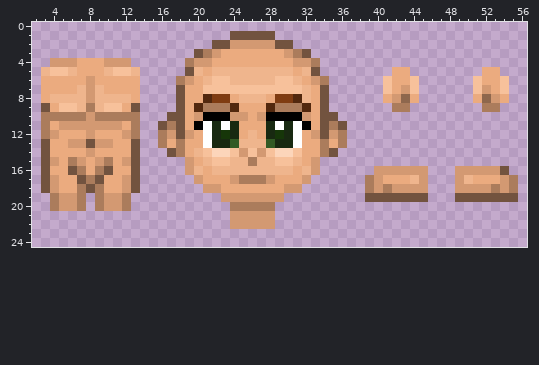
Sprite sheet -- Assets/Characters/main character/main_character.png. Above: the version before the commit.
The file is 70x36 pixels. Colours within 5 levels of each other are drawn and written as one. Shown: x 2..56, y 0..24.
The result:
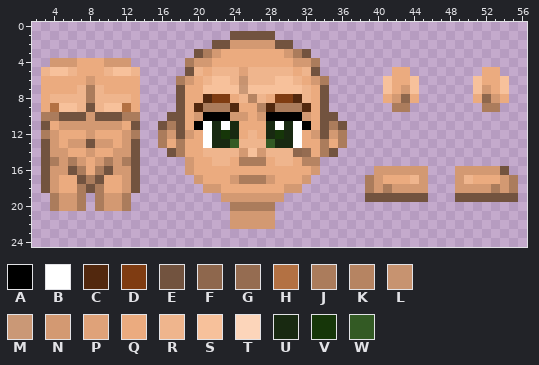
Palette (. is transparent): A #000000  B #ffffff  C #52280e  D #7f3c12  E #72533f  F #8e674d  G #956c51  H #b37143  J #ab7c5c  K #b68462  L #c79370  M #ca9876  N #d39972  P #dfa279  Q #ebab7f  R #efb58d  S #f7c19b  T #fcd5ba  U #182911  V #163609  W #335a24
What changed:
Colour E replaces colour J in row 9 at x 8; in row 10 at x 5 to 7 and 9 to 11; in row 11 at x 3 and 13.
Colour F replaces colour S in row 14 at x 31.
Colour G replaces colour Q in row 14 at x 32.
Colour H replaces colour Q in row 9 at x 4 and 12.
Colour J replaces colour N in rows 7 to 8 at x 8; in row 15 at x 4 and 12.
Colour J replaces colour R in row 15 at x 25 and 27.
Colour K replaces colour N in row 15 at x 33.
Colour K replaces colour Q in row 9 at x 27; in row 15 at x 32.
Colour K replaces colour R in row 8 at x 26.
Colour L replaces colour R in row 6 at x 25.
Colour M replaces colour S in row 7 at x 25.
Colour N replaces colour Q in row 13 at x 4 and 12; in row 14 at x 4 to 5 and 11 to 12; in row 15 at x 5 and 11; in row 16 at x 4 to 5 and 11 to 12.
Colour P replaces colour R in row 5 at x 25.
Colour Q replaces colour E in row 9 at x 3 and 13.
Colour Q replaces colour R in row 14 at x 20; in row 15 at x 21, 24, 28 and 31; in row 16 at x 20, 22 to 30 and 32.
Colour R replaces colour S in row 14 at x 21, 24 and 28; in row 15 at x 22 to 23 and 29 to 30.
Colour R replaces colour T in row 14 at x 22 to 23 and 29 to 30.
